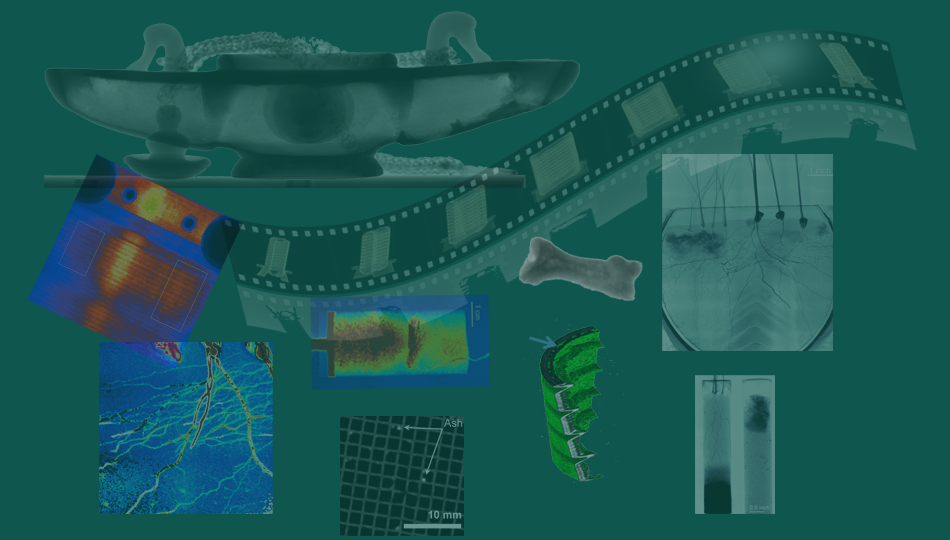
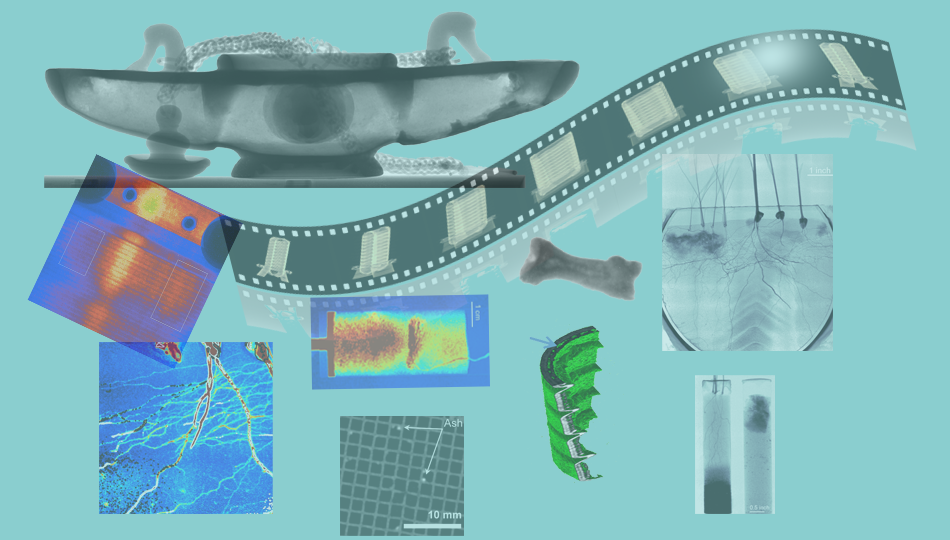
Two versions of the same layered image (950 × 540). Layer-by-layer changes:
painted on "Background" over (0, 0, 950, 540)
